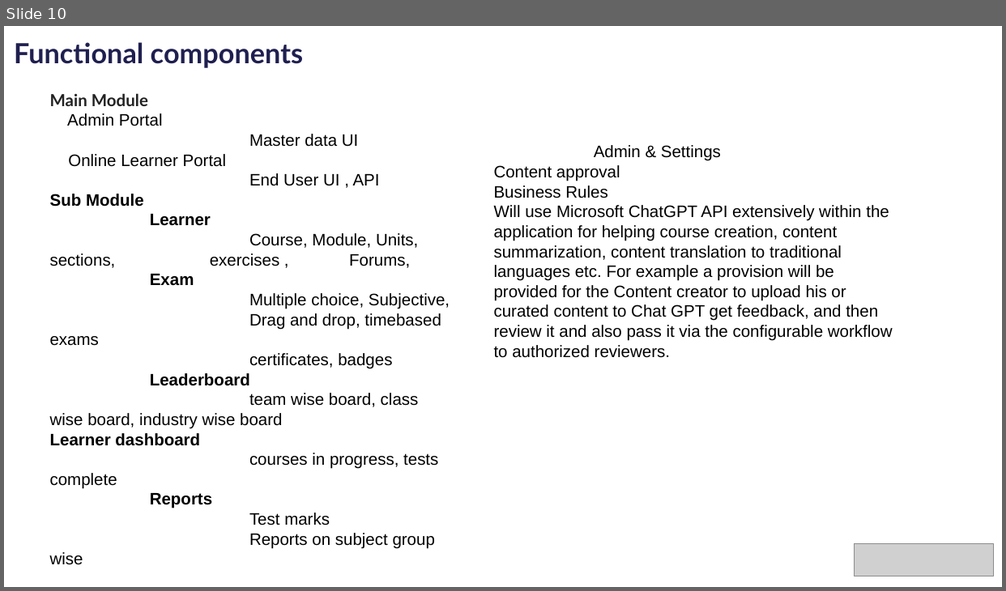
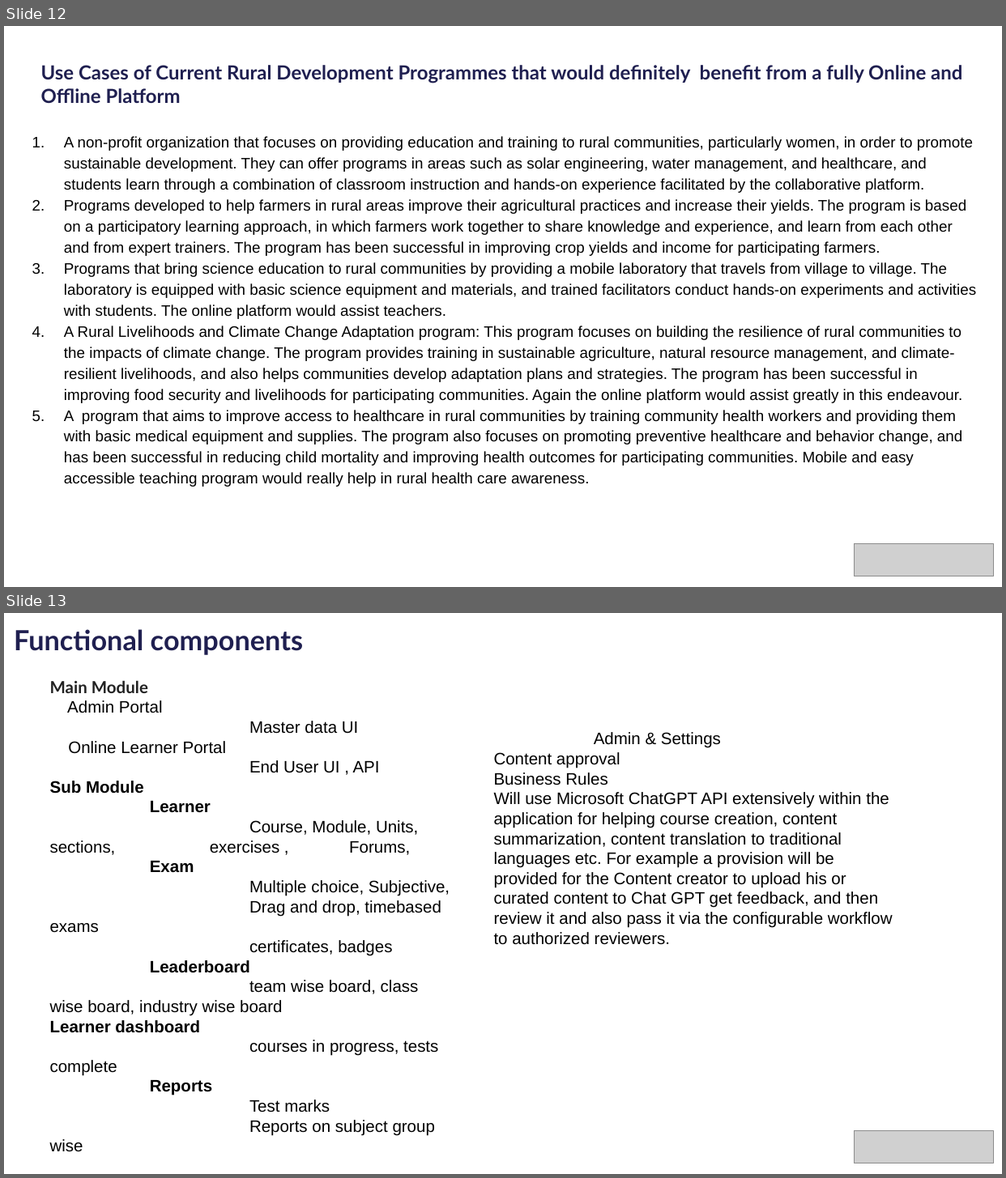
Before and after one commit to rajmanic15/sustainability-hackathon, a slide deck: idea/PLEDGE_TO_PROGRES_Microsoft_Sustainability.pptx. Shown one above the other, each under a label of ours: slide 10 before the commit, slides 12 and 13 after it. The pictures are 1006x591 and 1006x1178 pixels, drawn with LibreOffice and Linux fonts; fonts in the diff are those of the drawing; grey boxes stand for pictures; background and template pictures are left out. Boxes give left, top, right and bottom in pixels: in the first picture for what was removed or moved away, otherwise in the second. Text is boxed around its words. In the diff, an @@ line names an element or a change of style, - is before the commit and + after.

Commit message:
changes

```diff
--- a/idea/PLEDGE_TO_PROGRES_Microsoft_Sustainability.pptx
+++ b/idea/PLEDGE_TO_PROGRES_Microsoft_Sustainability.pptx
@@ slide 12 added at [4,26,1002,587], background #FFFFFF; not listed: 2 template elements that a slide beside it also shows @@
@@ title added at [41,65,962,103], 14 pt, text #1F1F50, bold @@
+Use Cases of Current Rural Development Programmes that would definitely benefit from a fully Online and Offline Platform
@@ text added at [64,136,976,487], 11 pt, text #000000 @@
+1. A non-profit organization that focuses on providing education and training to rural communities, particularly women, in order to promote sustainable development. They can offer programs in areas such as solar engineering, water management, and healthcare, and students learn through a combination of classroom instruction and hands-on experience facilitated by the collaborative platform.
+2. Programs developed to help farmers in rural areas improve their agricultural practices and increase their yields. The program is based on a participatory learning approach, in which farmers work together to share knowledge and experience, and learn from each other and from expert trainers. The program has been successful in improving crop yields and income for participating farmers.
+3. Programs that bring science education to rural communities by providing a mobile laboratory that travels from village to village. The laboratory is equipped with basic science equipment and materials, and trained facilitators conduct hands-on experiments and activities with students. The online platform would assist teachers.
+4. A Rural Livelihoods and Climate Change Adaptation program: This program focuses on building the resilience of rural communities to the impacts of climate change. The program provides training in sustainable agriculture, natural resource management, and climate-resilient livelihoods, and also helps communities develop adaptation plans and strategies. The program has been successful in improving food security and livelihoods for participating communities. Again the online platform would assist greatly in this endeavour.
+5. A program that aims to improve access to healthcare in rural communities by training community health workers and providing them with basic medical equipment and supplies. The program also focuses on promoting preventive healthcare and behavior change, and has been successful in reducing child mortality and improving health outcomes for participating communities. Mobile and easy accessible teaching program would really help in rural health care awareness.
@@ picture added at [854,544,993,577] @@
@@ what was slide 10 is now slide 13 @@
```
Also in this commit, not shown: 1 slide changed, 3 other slides added, 1 slide removed.
